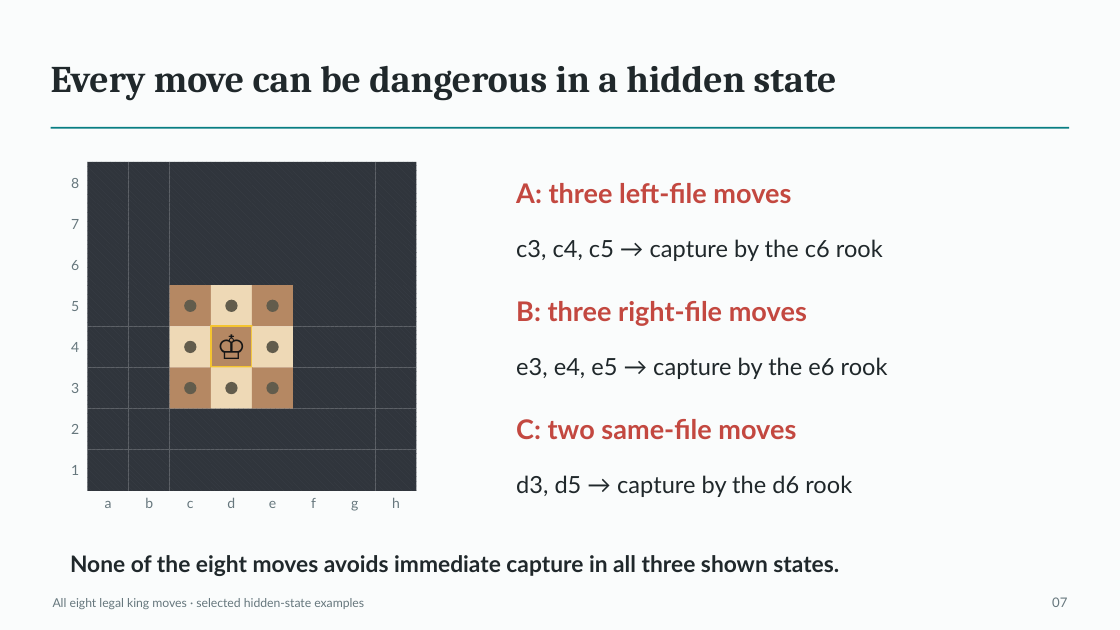
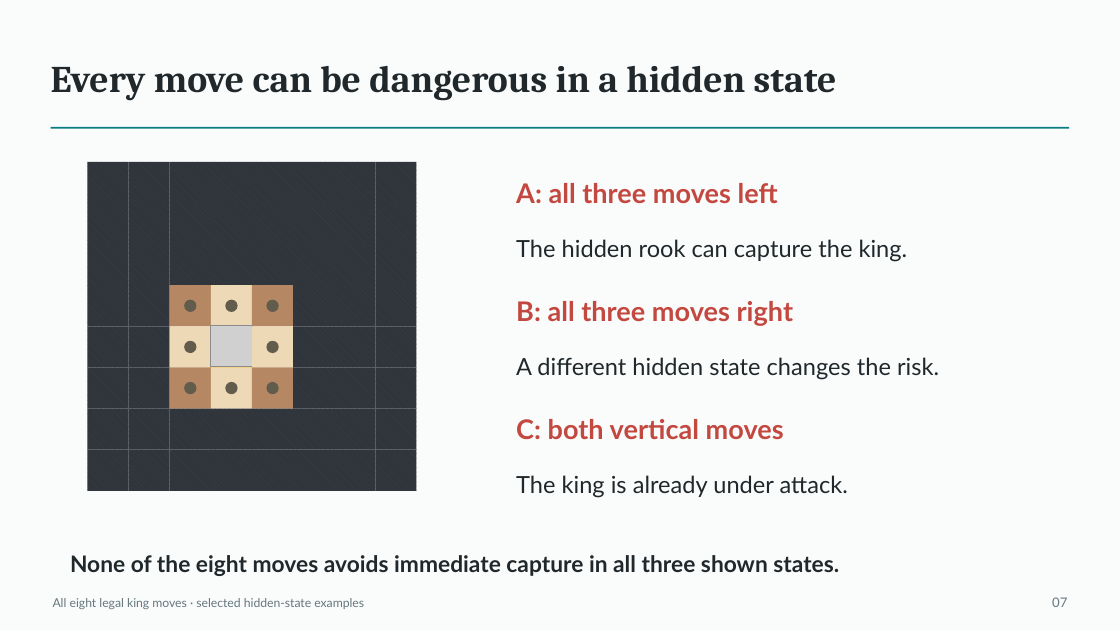
Before and after one commit to Mr-Teal/CS5446_project, a slide deck: slide 7 of docs/drafts/presentation-draft.pptx. Drawn at 1120x630 pixels with LibreOffice and Linux fonts; fonts in the diff are those of the drawing; grey boxes stand for pictures. Boxes give left, top, right and bottom in pixels: in the first picture for what was removed or moved away, otherwise in the second. Text is boxed around its words. In the diff, an @@ line names an element or a change of style, - is before the commit and + after.

```diff
--- a/docs/drafts/presentation-draft.pptx
+++ b/docs/drafts/presentation-draft.pptx
@@ text removed at <box>71,178,79,188</box> @@
-8
@@ text at <box>516,183,778,203</box>: text changed @@
-A: three left-file moves
+A: all three moves left
@@ text removed at <box>71,219,79,229</box> @@
-7
@@ text at <box>516,239,908,262</box>: text changed @@
-c3, c4, c5 → capture by the c6 rook
+The hidden rook can capture the king.
@@ text removed at <box>71,260,79,270</box> @@
-6
@@ text removed at <box>71,301,79,311</box> @@
-5
@@ text removed at <box>211,326,252,367</box> @@
-♔
@@ picture added at <box>211,326,252,367</box> @@
@@ text at <box>516,301,793,326</box>: text changed @@
-B: three right-file moves
+B: all three moves right
@@ text removed at <box>71,342,79,352</box> @@
-4
@@ text at <box>516,357,939,380</box>: text changed @@
-e3, e4, e5 → capture by the e6 rook
+A different hidden state changes the risk.
@@ text removed at <box>71,383,79,393</box> @@
-3
@@ text at <box>516,419,784,439</box>: text changed @@
-C: two same-file moves
+C: both vertical moves
@@ text removed at <box>71,424,79,434</box> @@
-2
@@ text removed at <box>71,465,79,475</box> @@
-1
@@ text at <box>516,475,848,498</box>: text changed @@
-d3, d5 → capture by the d6 rook
+The king is already under attack.
@@ text removed at <box>105,501,112,508</box> @@
-a
@@ text removed at <box>145,498,153,508</box> @@
-b
@@ text removed at <box>187,501,194,508</box> @@
-c
@@ text removed at <box>227,497,235,508</box> @@
-d
@@ text removed at <box>269,501,276,508</box> @@
-e
@@ text removed at <box>311,498,316,508</box> @@
-f
@@ text removed at <box>351,501,358,511</box> @@
-g
@@ text removed at <box>392,497,400,508</box> @@
-h
```
Also in this commit, not shown: 10 other slides changed, 4 other files.
